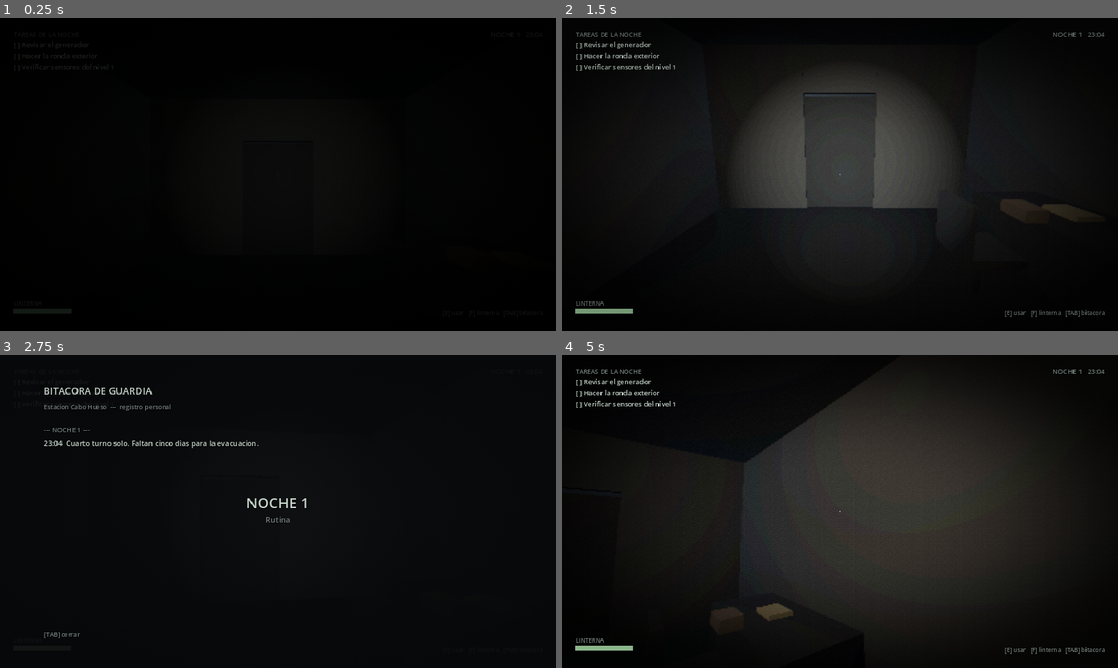
Above: before the commit, frames 1-4 (two rows, left to right).
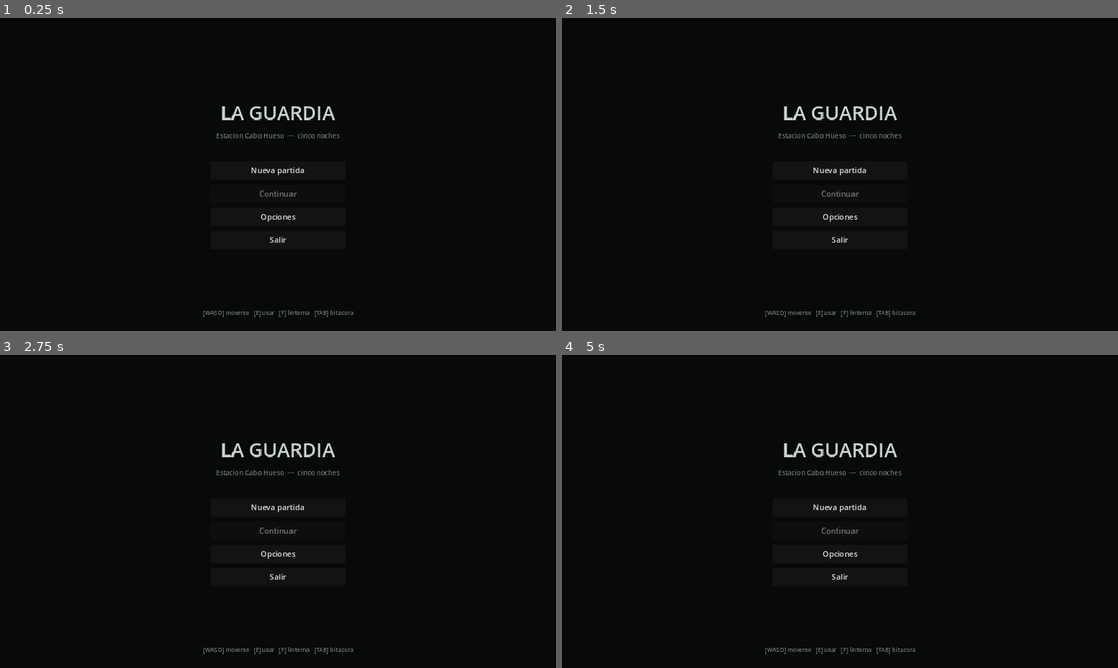
Above: after the commit, the same moments.

Repository: avanzadigital4-a11y/La-Guardia
Game: Godot game, scene res://scenes/menu.tscn
Two runs of this game, one before a commit and one after it. Both use one fixed random seed, a clock stepped at 60 frames per second and the inputs below. Before the commit the project starts from res://scenes/main.tscn.
Inputs (mouse positions are in pixels of both pictures, inside the frame that each line leads up to):
- Up to frame 1 (0.25 s): no input
- Up to frame 2 (1.5 s): click (840, 171) at 0.5 s, where only the run after the commit has a clickable "Nueva partida"; click (840, 218) at 1.25 s, where only the run after the commit has a clickable "Opciones"
- Up to frame 3 (2.75 s): move the mouse to (305, 511) at 2.02 s; hold W (move_forward) from 2.03 s (still down); hold E (interact) from 2.03 s (still down); tap Tab (logbook) at 2.3 s
- Up to frame 4 (5 s): move the mouse to (728, 527) at 2.77 s; release W (move_forward) at 2.78 s; release E (interact) at 2.78 s; hold S (move_back) 2.78-3.53 s; tap Tab (logbook) at 2.85, 3.8 s; tap E (interact) at 3.05, 4.35 s; move the mouse to (851, 505) at 3.52 s; hold F (flashlight) 3.53-4.28 s; hold W (move_forward) from 3.53 s (still down); tap Enter at 4.25 s; move the mouse to (812, 574) at 4.27 s

The runs differ from the first frame. In frame 1, 1.0% of the frame differs, in the area x 36-64%, y 28-96%; in frame 2, 17%; in frame 3, 1.9%; in frame 4, 31%, in the area x 2-98%, y 4-96%.

Commit message:
Agregar menu, opciones, pausa y balance de linterna
- Menu de inicio con nueva partida, continuar (usa el guardado que ya
  existia), opciones y salir.
- Menu de pausa en [ESC], con las mismas opciones y volver al menu guardando.
- Opciones persistidas en user://opciones.cfg: sensibilidad del mouse,
  volumen, pixelado (escala interna del viewport 3D) y efectos PS1.
- Linterna balanceada: una carga rinde casi siete minutos y hay tres pilas
  repartidas por la estacion, que se reponen cada noche.
- Voz de radio sintetizada detras de la portadora: silabas de ruido filtrado
  sobre un zumbido, para que los registros no sean subtitulos en silencio.
- Mas props: camilla y extintor en el pasillo, pizarra con la cuenta de dias
  en la sala de control, segundo estante en el almacen.
- Noches 2 y 4 con menos texto y mas cosas que pasan en el espacio: puertas
  que se abren solas, cortes de luz y anomalias en lugar de subtitulos.
- Prueba de humo nueva (tests/ui_smoke.tscn) para menu, opciones, pausa y
  autonomia de la linterna.

Co-Authored-By: Claude Opus 5 <noreply@anthropic.com>
Claude-Session: https://claude.ai/code/session_01QBYzsXZBwSR4QSCbqtZCzF

Diff:
--- a/project.godot
+++ b/project.godot
@@ -7,13 +7,14 @@
 
 config/name="La Guardia"
 config/description="Terror psicologico en una estacion antartica a punto de cerrar."
-run/main_scene="res://scenes/main.tscn"
+run/main_scene="res://scenes/menu.tscn"
 config/features=PackedStringArray("4.3", "GL Compatibility")
 config/icon="res://icon.svg"
 
 [autoload]
 
 GameState="*res://scripts/autoload/game_state.gd"
+Settings="*res://scripts/autoload/settings.gd"
 AudioDirector="*res://scripts/audio/audio_director.gd"
 Subtitles="*res://scripts/ui/subtitles.gd"
 
--- /dev/null
+++ b/scenes/menu.tscn
@@ -0,0 +1,9 @@
+[gd_scene format=3]
+
+[ext_resource type="Script" path="res://scripts/ui/menu.gd" id="1_menu"]
+
+[node name="Menu" type="Control"]
+anchors_preset = 15
+anchor_right = 1.0
+anchor_bottom = 1.0
+script = ExtResource("1_menu")
--- a/scripts/audio/audio_director.gd
+++ b/scripts/audio/audio_director.gd
@@ -181,6 +181,41 @@
 	p.finished.connect(p.queue_free)
 
 
+## Voz de radio: no es habla, es la cadencia del habla. Silabas de ruido
+## filtrado sobre un zumbido bajo, para que los registros suenen a alguien
+## hablando atras de la portadora mientras se leen los subtitulos.
+func voice(seconds: float, pos: Vector3, pitch := 1.0) -> AudioStreamPlayer3D:
+	var n := int(RATE * seconds)
+	var out := PackedFloat32Array()
+	out.resize(n)
+	var syllable := maxi(int(RATE * 0.15), 1)
+	var base := 98.0 * pitch
+	var freq := base
+	var phase := 0.0
+	var lp := 0.0
+	for i in n:
+		var index := i / syllable
+		if i % syllable == 0:
+			freq = base * _rng.randf_range(0.82, 1.28)
+		var t := float(i % syllable) / float(syllable)
+		var env := sin(PI * t)
+		var gap := 0.15 if index % 5 == 4 else 1.0   # respiraciones
+		phase += TAU * freq / RATE
+		lp += (_rng.randf_range(-1.0, 1.0) - lp) * 0.3
+		var body := sin(phase) * 0.45 + sin(phase * 2.0) * 0.18 + lp * 0.4
+		out[i] = body * env * gap * 0.55
+	var p := AudioStreamPlayer3D.new()
+	p.stream = _wav(out)
+	p.unit_size = 5.0
+	p.max_distance = 20.0
+	p.volume_db = -13.0
+	p.position = pos
+	add_child(p)
+	p.play()
+	p.finished.connect(p.queue_free)
+	return p
+
+
 func start_hiss(pos: Vector3) -> AudioStreamPlayer3D:
 	var p := AudioStreamPlayer3D.new()
 	p.stream = _cues["hiss"]
--- /dev/null
+++ b/scripts/autoload/settings.gd
@@ -0,0 +1,44 @@
+extends Node
+## Opciones del jugador, persistidas en user://opciones.cfg.
+
+signal changed()
+
+const PATH := "user://opciones.cfg"
+
+var mouse_sensitivity := 1.0     # multiplicador
+var master_volume := 0.8         # 0..1
+var ps1_effects := true          # grano, scanlines, vineta
+var pixelation := 0.55           # escala interna del viewport 3D
+
+
+func _ready() -> void:
+	load_settings()
+	apply()
+
+
+func apply() -> void:
+	AudioServer.set_bus_volume_db(0, linear_to_db(clampf(master_volume, 0.0001, 1.0)))
+	AudioServer.set_bus_mute(0, master_volume <= 0.001)
+	var vp := get_viewport()
+	if vp is Window:
+		(vp as Window).scaling_3d_scale = clampf(pixelation, 0.25, 1.0)
+	changed.emit()
+
+
+func save_settings() -> void:
+	var cfg := ConfigFile.new()
+	cfg.set_value("juego", "mouse_sensitivity", mouse_sensitivity)
+	cfg.set_value("juego", "master_volume", master_volume)
+	cfg.set_value("juego", "ps1_effects", ps1_effects)
+	cfg.set_value("juego", "pixelation", pixelation)
+	cfg.save(PATH)
+
+
+func load_settings() -> void:
+	var cfg := ConfigFile.new()
+	if cfg.load(PATH) != OK:
+		return
+	mouse_sensitivity = float(cfg.get_value("juego", "mouse_sensitivity", mouse_sensitivity))
+	master_volume = float(cfg.get_value("juego", "master_volume", master_volume))
+	ps1_effects = bool(cfg.get_value("juego", "ps1_effects", ps1_effects))
+	pixelation = float(cfg.get_value("juego", "pixelation", pixelation))
--- a/scripts/data/night_data.gd
+++ b/scripts/data/night_data.gd
@@ -93,17 +93,20 @@
 			"generator": [
 				{"esperar": 3.0},
 				{"armar": "control_chair", "sala": "sala de control"},
-				{"sonido": "door", "db": -12.0},
-				{"subtitulo": "(una puerta, en algun lado, termina de cerrarse)", "tiempo": 3.0},
+				{"sonido": "door", "db": -10.0},
+				{"esperar": 1.2},
+				{"puerta": "almacen", "abrir": true},
+				{"sonido": "creak", "db": -9.0},
 			],
 			"sensors": [
 				{"aviso": "Ocupacion registrada: 1. El sensor tardo en decidirlo."},
 			],
 			"radio_unknown": [
-				{"esperar": 1.5},
-				{"subtitulo": "(la portadora sigue sonando despues de apagar el equipo)", "tiempo": 3.4},
-				{"parpadeo": 1.6},
+				{"esperar": 1.0},
+				{"parpadeo": 2.2},
+				{"subtitulo": "(la portadora sigue sonando con el equipo apagado)", "tiempo": 3.2},
 				{"armar": "corridor_door", "sala": "almacen"},
+				{"armar": "dorm_chair", "sala": "dormitorio"},
 				{"bitacora": "La senal estaba grabada hoy, a una hora que todavia no paso.", "hora": "01:58"},
 			],
 		},
@@ -189,20 +192,24 @@
 				{"ocultar": ["traje_2", "traje_3"]},
 			],
 			"logbook_check": [
-				{"esperar": 1.0},
+				{"esperar": 0.8},
+				{"sonido": "click", "db": -10.0},
 				{"bitacora": "Abri la puerta del generador.", "hora": "23:41", "falsa": true},
 				{"esperar": 1.2},
 				{"bitacora": "No debi abrirla.", "hora": "23:43", "falsa": true},
 				{"esperar": 1.2},
 				{"bitacora": "El todavia no sabe que fui yo.", "hora": "23:47", "falsa": true},
 				{"aviso": "Tres entradas nuevas. Con tu letra. De hace una hora."},
-				{"sonido": "creak", "db": -10.0},
+				{"parpadeo": 1.8},
+				{"anomalia": "dorm_chair"},
+				{"sonido": "creak", "db": -8.0},
 				{"ruta": "puerta_dormitorio", "activa": true},
 			],
 			"generator": [
+				{"puerta": "generador", "abrir": true},
 				{"esperar": 2.0},
 				{"armar": "dorm_bed", "sala": "dormitorio"},
-				{"subtitulo": "(la puerta del generador ya estaba abierta)", "tiempo": 3.0},
+				{"sonido": "door", "db": -8.0},
 			],
 			"sensors": [
 				{"aviso": "OCUPACION REGISTRADA: 0 personas."},
--- a/scripts/main.gd
+++ b/scripts/main.gd
@@ -11,6 +11,7 @@
 var logbook_ui: CanvasLayer
 var sensor_ui: CanvasLayer
 var fade: CanvasLayer
+var pause_menu: CanvasLayer
 var world_env: WorldEnvironment
 var post_material: ShaderMaterial
 
@@ -66,6 +67,7 @@
 	logbook_ui = _add_layer("Bitacora", "res://scripts/ui/logbook_ui.gd")
 	sensor_ui = _add_layer("PanelSensores", "res://scripts/ui/sensor_ui.gd")
 	fade = _add_layer("Fundido", "res://scripts/ui/screen_fade.gd")
+	pause_menu = _add_layer("Pausa", "res://scripts/ui/pause_menu.gd")
 
 
 func _add_layer(name: String, script_path: String) -> CanvasLayer:
@@ -100,6 +102,13 @@
 	layer.add_child(rect)
 
 	GameState.night_started.connect(_on_night_started_post)
+	Settings.changed.connect(_apply_post_settings.bind(rect))
+	_apply_post_settings(rect)
+
+
+func _apply_post_settings(rect: ColorRect) -> void:
+	if is_instance_valid(rect):
+		rect.visible = Settings.ps1_effects
 
 
 func _on_night_started_post(night: int) -> void:
@@ -121,7 +130,7 @@
 			logbook_ui.close()
 			get_viewport().set_input_as_handled()
 		elif event.is_action_pressed("pause"):
-			Input.mouse_mode = Input.MOUSE_MODE_VISIBLE
+			pause_menu.toggle()
 			get_viewport().set_input_as_handled()
 
 
--- a/scripts/player/player.gd
+++ b/scripts/player/player.gd
@@ -5,9 +5,9 @@
 const WALK_SPEED := 2.4
 const SPRINT_SPEED := 4.0
 const ACCEL := 9.0
-const MOUSE_SENS := 0.0022
+const MOUSE_SENS := 0.0022   # base, escalada por Settings.mouse_sensitivity
 const PITCH_LIMIT := deg_to_rad(85.0)
-const BATTERY_DRAIN := 0.0042      # ~4 minutos de linterna encendida
+const BATTERY_DRAIN := 0.0025      # ~6:40 de linterna encendida por carga
 const STEP_DISTANCE := 1.9
 
 @onready var head: Node3D = $Head
@@ -36,8 +36,9 @@
 func _unhandled_input(event: InputEvent) -> void:
 	if event is InputEventMouseMotion and Input.mouse_mode == Input.MOUSE_MODE_CAPTURED:
 		var mm := event as InputEventMouseMotion
-		rotate_y(-mm.relative.x * MOUSE_SENS)
-		head.rotation.x = clampf(head.rotation.x - mm.relative.y * MOUSE_SENS, -PITCH_LIMIT, PITCH_LIMIT)
+		var sens := MOUSE_SENS * Settings.mouse_sensitivity
+		rotate_y(-mm.relative.x * sens)
+		head.rotation.x = clampf(head.rotation.x - mm.relative.y * sens, -PITCH_LIMIT, PITCH_LIMIT)
 	if not can_move:
 		return
 	if event.is_action_pressed("flashlight"):
--- /dev/null
+++ b/scripts/ui/menu.gd
@@ -0,0 +1,73 @@
+extends Control
+## Menu de inicio.
+
+func _ready() -> void:
+	Input.mouse_mode = Input.MOUSE_MODE_VISIBLE
+	set_anchors_preset(Control.PRESET_FULL_RECT)
+
+	var bg := ColorRect.new()
+	bg.color = Color(0.03, 0.035, 0.04)
+	bg.set_anchors_preset(Control.PRESET_FULL_RECT)
+	bg.mouse_filter = Control.MOUSE_FILTER_IGNORE
+	add_child(bg)
+
+	var center := CenterContainer.new()
+	center.set_anchors_preset(Control.PRESET_FULL_RECT)
+	add_child(center)
+
+	var col := VBoxContainer.new()
+	col.add_theme_constant_override("separation", 10)
+	center.add_child(col)
+
+	var title := UIUtils.label("LA GUARDIA", 40, UIUtils.FG)
+	title.horizontal_alignment = HORIZONTAL_ALIGNMENT_CENTER
+	col.add_child(title)
+	var sub := UIUtils.label("Estacion Cabo Hueso  ---  cinco noches", 14, UIUtils.DIM)
+	sub.horizontal_alignment = HORIZONTAL_ALIGNMENT_CENTER
+	col.add_child(sub)
+	col.add_child(UIUtils.label("", 16, UIUtils.DIM))
+
+	var options := OptionsPanel.new()
+	options.visible = false
+	options.closed.connect(func():
+		options.visible = false
+		col.visible = true)
+
+	_button(col, "Nueva partida", func():
+		GameState.reset()
+		get_tree().change_scene_to_file("res://scenes/main.tscn"))
+
+	var cont := _button(col, "Continuar", func():
+		GameState.load_game()
+		get_tree().change_scene_to_file("res://scenes/main.tscn"))
+	cont.disabled = not FileAccess.file_exists(GameState.SAVE_PATH)
+	if cont.disabled:
+		cont.tooltip_text = "Todavia no hay ninguna noche guardada."
+
+	_button(col, "Opciones", func():
+		col.visible = false
+		options.visible = true)
+
+	_button(col, "Salir", func():
+		get_tree().quit())
+
+	var opt_center := CenterContainer.new()
+	opt_center.set_anchors_preset(Control.PRESET_FULL_RECT)
+	add_child(opt_center)
+	opt_center.add_child(options)
+
+	var hint := UIUtils.label("[WASD] moverse   [E] usar   [F] linterna   [TAB] bitacora", 12, UIUtils.DIM)
+	hint.set_anchors_preset(Control.PRESET_BOTTOM_WIDE)
+	hint.offset_top = -46.0
+	hint.offset_bottom = -26.0
+	hint.horizontal_alignment = HORIZONTAL_ALIGNMENT_CENTER
+	add_child(hint)
+
+
+func _button(parent: Node, text: String, on_press: Callable) -> Button:
+	var b := Button.new()
+	b.text = text
+	b.custom_minimum_size = Vector2(280, 38)
+	b.pressed.connect(on_press)
+	parent.add_child(b)
+	return b
--- /dev/null
+++ b/scripts/ui/options_panel.gd
@@ -0,0 +1,57 @@
+class_name OptionsPanel
+extends VBoxContainer
+## Controles de opciones, compartidos por el menu de inicio y la pausa.
+
+signal closed()
+
+
+func _ready() -> void:
+	add_theme_constant_override("separation", 14)
+	add_child(UIUtils.label("OPCIONES", 20, UIUtils.FG))
+
+	_slider("Sensibilidad del mouse", 0.2, 3.0, Settings.mouse_sensitivity, 0.05,
+		func(v): Settings.mouse_sensitivity = v)
+	_slider("Volumen", 0.0, 1.0, Settings.master_volume, 0.05,
+		func(v): Settings.master_volume = v)
+	_slider("Pixelado (resolucion interna)", 0.25, 1.0, Settings.pixelation, 0.05,
+		func(v): Settings.pixelation = v)
+	_check("Efectos PS1 (grano, scanlines, vineta)", Settings.ps1_effects,
+		func(v): Settings.ps1_effects = v)
+
+	var back := Button.new()
+	back.text = "Volver"
+	back.custom_minimum_size = Vector2(160, 34)
+	back.pressed.connect(func():
+		Settings.save_settings()
+		closed.emit())
+	add_child(back)
+
+
+func _slider(text: String, min_v: float, max_v: float, value: float, step: float, on_change: Callable) -> void:
+	var row := VBoxContainer.new()
+	row.add_theme_constant_override("separation", 2)
+	var label := UIUtils.label("%s   %.2f" % [text, value], 14, UIUtils.FG)
+	row.add_child(label)
+	var slider := HSlider.new()
+	slider.min_value = min_v
+	slider.max_value = max_v
+	slider.step = step
+	slider.value = value
+	slider.custom_minimum_size = Vector2(340, 18)
+	slider.value_changed.connect(func(v: float):
+		label.text = "%s   %.2f" % [text, v]
+		on_change.call(v)
+		Settings.apply())
+	row.add_child(slider)
+	add_child(row)
+
+
+func _check(text: String, value: bool, on_change: Callable) -> void:
+	var box := CheckBox.new()
+	box.text = text
+	box.button_pressed = value
+	box.add_theme_color_override("font_color", UIUtils.FG)
+	box.toggled.connect(func(v: bool):
+		on_change.call(v)
+		Settings.apply())
+	add_child(box)
--- /dev/null
+++ b/scripts/ui/pause_menu.gd
@@ -0,0 +1,83 @@
+extends CanvasLayer
+## Pausa: reanudar, opciones o volver al menu.
+
+var is_open := false
+var _col: VBoxContainer
+var _options: OptionsPanel
+
+
+func _ready() -> void:
+	layer = 25
+	process_mode = Node.PROCESS_MODE_ALWAYS
+	add_to_group("pause_menu")
+	visible = false
+
+	var root := Control.new()
+	root.set_anchors_preset(Control.PRESET_FULL_RECT)
+	add_child(root)
+	root.add_child(UIUtils.panel_bg(0.9))
+
+	var center := CenterContainer.new()
+	center.set_anchors_preset(Control.PRESET_FULL_RECT)
+	root.add_child(center)
+
+	_col = VBoxContainer.new()
+	_col.add_theme_constant_override("separation", 10)
+	center.add_child(_col)
+	var title := UIUtils.label("EN PAUSA", 24, UIUtils.FG)
+	title.horizontal_alignment = HORIZONTAL_ALIGNMENT_CENTER
+	_col.add_child(title)
+
+	_options = OptionsPanel.new()
+	_options.visible = false
+	_options.closed.connect(func():
+		_options.visible = false
+		_col.visible = true)
+	var opt_center := CenterContainer.new()
+	opt_center.set_anchors_preset(Control.PRESET_FULL_RECT)
+	root.add_child(opt_center)
+	opt_center.add_child(_options)
+
+	_button("Reanudar", func(): close())
+	_button("Opciones", func():
+		_col.visible = false
+		_options.visible = true)
+	_button("Guardar y volver al menu", func():
+		GameState.save_game()
+		close()
+		get_tree().change_scene_to_file("res://scenes/menu.tscn"))
+
+
+func _button(text: String, on_press: Callable) -> void:
+	var b := Button.new()
+	b.text = text
+	b.custom_minimum_size = Vector2(280, 34)
+	b.pressed.connect(on_press)
+	_col.add_child(b)
+
+
+func open() -> void:
+	if is_open:
+		return
+	is_open = true
+	visible = true
+	_col.visible = true
+	_options.visible = false
+	get_tree().paused = true
+	Input.mouse_mode = Input.MOUSE_MODE_VISIBLE
+
+
+func close() -> void:
+	if not is_open:
+		return
+	is_open = false
+	visible = false
+	get_tree().paused = false
+	Input.mouse_mode = Input.MOUSE_MODE_CAPTURED
+
+
+func toggle() -> void:
+	if is_open:
+		close()
+	else:
+		open()
--- a/scripts/world/battery_pickup.gd
+++ b/scripts/world/battery_pickup.gd
@@ -1,6 +1,8 @@
 class_name BatteryPickup
 extends Interactable
 ## Pila de repuesto para la linterna.
+
+var taken := false
 
 func get_prompt() -> String:
 	return "Tomar pila"
@@ -10,4 +12,13 @@
 	GameState.spare_batteries += 1
 	GameState.notice.emit("Pila de repuesto (%d)" % GameState.spare_batteries)
 	AudioDirector.play_cue("pickup", global_position)
-	queue_free()
+	taken = true
+	visible = false
+	enabled = false
+
+
+## La estacion se repone entre noches: las pilas vuelven a su lugar.
+func restock() -> void:
+	taken = false
+	visible = true
+	enabled = true
--- a/scripts/world/night_director.gd
+++ b/scripts/world/night_director.gd
@@ -49,6 +49,8 @@
 		var node: Node = station.points[key]
 		if node is TriggerZone:
 			(node as TriggerZone).active = true
+	for bat in station.pickups:
+		bat.restock()
 	station.doors["almacen"].locked = data["world"].get("door_storage_locked", false)
 	station.doors["almacen"].locked_text = "Trabada. La llave figura en el inventario del turno anterior."
 
--- a/scripts/world/radio_log.gd
+++ b/scripts/world/radio_log.gd
@@ -28,6 +28,7 @@
 	var hiss := AudioDirector.start_hiss(global_position)
 	for line in data["lines"]:
 		Subtitles.show_line("%s: %s" % [data["label"], line], 3.4)
+		AudioDirector.voice(3.0, global_position, 1.0 if log_id != "rl_05" else 0.92)
 		await get_tree().create_timer(3.6).timeout
 		if not is_inside_tree():
 			return
--- a/scripts/world/station_builder.gd
+++ b/scripts/world/station_builder.gd
@@ -24,6 +24,7 @@
 var watchers := {}
 var routes := {}
 var variants := {}
+var pickups: Array[BatteryPickup] = []
 var lights: Array[OmniLight3D] = []
 var wall_meshes: Array[MeshInstance3D] = []
 var south_section: Node3D
@@ -90,6 +91,8 @@
 
 	# Lockers contra la pared.
 	Build.box(self, "Lockers", Vector3(0.45, 1.9, 2.4), Vector3(-1.2, 0.95, -7.0), _mat_metal)
+	Build.box(self, "Camilla", Vector3(0.7, 0.7, 2.0), Vector3(1.1, 0.35, 0.5), _mat_metal)
+	Build.box(self, "Extintor", Vector3(0.22, 0.6, 0.22), Vector3(1.28, 1.1, -9.0), Build.surface(Color(0.45, 0.16, 0.12)))
 	Build.label3d(self, "NIVEL 1  ->  ESCLUSA", Vector3(-1.35, 2.3, -6.0), PI * 0.5, 0.22)
 	Build.label3d(self, "<-  B2", Vector3(1.35, 2.3, -14.5), -PI * 0.5, 0.22, Color(0.5, 0.52, 0.55))
 
@@ -110,6 +113,10 @@
 	Build.box(console, "Pantalla", Vector3(0.08, 0.7, 1.6), Vector3(0.5, 1.5, 0.0), _mat_screen, false)
 	Build.light(console, Vector3(0.9, 1.5, 0.0), Color(0.35, 0.8, 0.6), 0.8, 3.5)
 	points["sensores"] = console
+
+	Build.box(self, "Pizarra", Vector3(2.0, 1.2, 0.06), Vector3(-5.5, 1.7, -13.9), Build.surface(Color(0.18, 0.20, 0.19)))
+	Build.label3d(self, "DIAS PARA EL CIERRE", Vector3(-5.5, 2.05, -13.85), 0.0, 0.18, Color(0.7, 0.72, 0.68))
+	Build.label3d(self, "|||||", Vector3(-5.5, 1.55, -13.85), 0.0, 0.32, Color(0.75, 0.7, 0.55))
 
 	var chair := _add_prop("control_chair", Vector3(-6.4, 0.0, -11.0), 0.0, Vector3(0.55, 0.9, 0.55))
 	chair.register("control_chair", Vector3(0.6, 0.0, 0.8), 145.0)
@@ -140,11 +147,7 @@
 	Build.light(gen, Vector3(0.0, 2.0, 0.0), Color(0.9, 0.5, 0.25), 0.7, 4.0)
 	Build.label3d(self, "GEN-A", Vector3(4.7, 1.9, -11.0), -PI * 0.5, 0.2, Color(0.8, 0.6, 0.4))
 
-	var bat := BatteryPickup.new()
-	bat.name = "PilaGenerador"
-	add_child(bat)
-	bat.position = Vector3(2.6, 0.9, -9.0)
-	bat.setup_box(Vector3(0.18, 0.3, 0.18), Build.surface(Color(0.7, 0.66, 0.2)))
+	_add_battery("PilaGenerador", Vector3(2.6, 0.9, -9.0))
 	Build.box(self, "BancoTaller", Vector3(1.4, 0.85, 1.0), Vector3(2.6, 0.42, -9.0), _mat_metal)
 
 
@@ -190,8 +193,10 @@
 	_add_door("almacen", Vector3(1.5, 0.0, -2.5 - Build.DOOR_W * 0.5), -PI * 0.5, Build.DOOR_W)
 
 	Build.box(self, "Estante1", Vector3(0.6, 2.2, 3.0), Vector3(8.8, 1.1, -3.0), _mat_metal)
+	Build.box(self, "Estante2", Vector3(2.6, 2.0, 0.5), Vector3(5.0, 1.0, -4.6), _mat_metal)
 	Build.box(self, "Cajas", Vector3(1.2, 1.2, 1.2), Vector3(6.5, 0.6, -1.4), Build.surface(Color(0.35, 0.30, 0.22)))
 	_add_radio_log("rl_03", Vector3(6.5, 1.3, -1.4), 2)
+	_add_battery("PilaAlmacen", Vector3(5.0, 2.1, -4.6))
 
 
 func _build_airlock() -> void:
@@ -212,6 +217,7 @@
 		Build.box(suit, "Tela", Vector3(0.5, 1.3, 0.22), Vector3(0.0, 1.3, 0.0), suit_mat)
 		variants["traje_%d" % (i + 1)] = suit
 	Build.box(self, "BancoEsclusa", Vector3(2.2, 0.45, 0.6), Vector3(1.6, 0.22, 9.6), _mat_metal)
+	_add_battery("PilaEsclusa", Vector3(0.9, 0.5, 9.6))
 	_add_radio_log("rl_05", Vector3(1.6, 0.5, 9.6), 4)
 
 
@@ -379,6 +385,16 @@
 	return p
 
 
+func _add_battery(name: String, pos: Vector3) -> BatteryPickup:
+	var bat := BatteryPickup.new()
+	bat.name = name
+	add_child(bat)
+	bat.position = pos
+	bat.setup_box(Vector3(0.18, 0.3, 0.18), Build.surface(Color(0.7, 0.66, 0.2)))
+	pickups.append(bat)
+	return bat
+
+
 func _add_radio_log(id: String, pos: Vector3, from_night: int) -> RadioLog:
 	var rl := RadioLog.new()
 	rl.name = "Registro_%s" % id
--- /dev/null
+++ b/tests/ui_smoke.gd
@@ -0,0 +1,92 @@
+extends Node
+## Prueba de humo de la interfaz: menu de inicio, opciones y pausa.
+##
+## Uso:  godot --headless --path . res://tests/ui_smoke.tscn
+## Con  -- --capture  ademas guarda una captura del menu en user://.
+
+var failures: Array[String] = []
+
+
+func _ready() -> void:
+	_run()
+
+
+func _run() -> void:
+	# --- Menu de inicio ---
+	var menu: Control = load("res://scenes/menu.tscn").instantiate()
+	add_child(menu)
+	await get_tree().process_frame
+	var buttons := _find_buttons(menu)
+	_check(buttons.size() >= 4, "el menu tiene sus cuatro opciones (%d)" % buttons.size())
+	var names: Array[String] = []
+	for b in buttons:
+		names.append(b.text)
+	_check("Nueva partida" in names and "Continuar" in names, "estan nueva partida y continuar")
+	var cont: Button = buttons[names.find("Continuar")]
+	_check(cont.disabled == not FileAccess.file_exists(GameState.SAVE_PATH),
+		"continuar solo esta disponible si hay partida guardada")
+
+	if "--capture" in OS.get_cmdline_user_args():
+		await get_tree().create_timer(0.6).timeout
+		for i in 3:
+			await RenderingServer.frame_post_draw
+		get_viewport().get_texture().get_image().save_png("user://shot_menu.png")
+
+	# --- Opciones: se aplican y persisten ---
+	var previous := Settings.mouse_sensitivity
+	Settings.mouse_sensitivity = 1.7
+	Settings.master_volume = 0.42
+	Settings.apply()
+	Settings.save_settings()
+	Settings.mouse_sensitivity = 0.0
+	Settings.load_settings()
+	_check(is_equal_approx(Settings.mouse_sensitivity, 1.7), "las opciones se guardan y se releen")
+	_check(AudioServer.get_bus_volume_db(0) < 0.0, "el volumen se aplica al bus maestro")
+	Settings.mouse_sensitivity = previous
+	Settings.save_settings()
+	menu.queue_free()
+
+	# --- Pausa dentro del juego ---
+	var main: Node = load("res://scenes/main.tscn").instantiate()
+	add_child(main)
+	await get_tree().create_timer(1.0).timeout
+	var pause = main.pause_menu
+	_check(pause != null, "el juego tiene menu de pausa")
+	pause.open()
+	_check(get_tree().paused, "la pausa detiene el juego")
+	pause.close()
+	_check(not get_tree().paused, "reanudar lo devuelve")
+
+	# --- La linterna alcanza para una noche con las pilas de la estacion ---
+	var station: StationBuilder = main.station
+	_check(station.pickups.size() >= 3, "hay pilas repartidas por la estacion (%d)" % station.pickups.size())
+	var autonomy := (1.0 / Player.BATTERY_DRAIN) * (1 + GameState.spare_batteries + station.pickups.size())
+	_check(autonomy > 900.0, "la linterna da para mas de 15 minutos con todo (%d s)" % int(autonomy))
+
+	_report()
+
+
+func _find_buttons(node: Node) -> Array[Button]:
+	var out: Array[Button] = []
+	if node is Button:
+		out.append(node)
+	for c in node.get_children():
+		out.append_array(_find_buttons(c))
+	return out
+
+
+func _check(condition: bool, label: String) -> void:
+	if condition:
+		print("  OK    %s" % label)
+	else:
+		print("  FALLA %s" % label)
+		failures.append(label)
+
+
+func _report() -> void:
+	print("")
+	if failures.is_empty():
+		print("UI SMOKE OK")
+	else:
+		print("UI SMOKE CON %d FALLAS" % failures.size())
+	get_tree().quit(0 if failures.is_empty() else 1)
--- /dev/null
+++ b/tests/ui_smoke.tscn
@@ -0,0 +1,6 @@
+[gd_scene format=3]
+
+[ext_resource type="Script" path="res://tests/ui_smoke.gd" id="1_ui"]
+
+[node name="UISmoke" type="Node"]
+script = ExtResource("1_ui")
